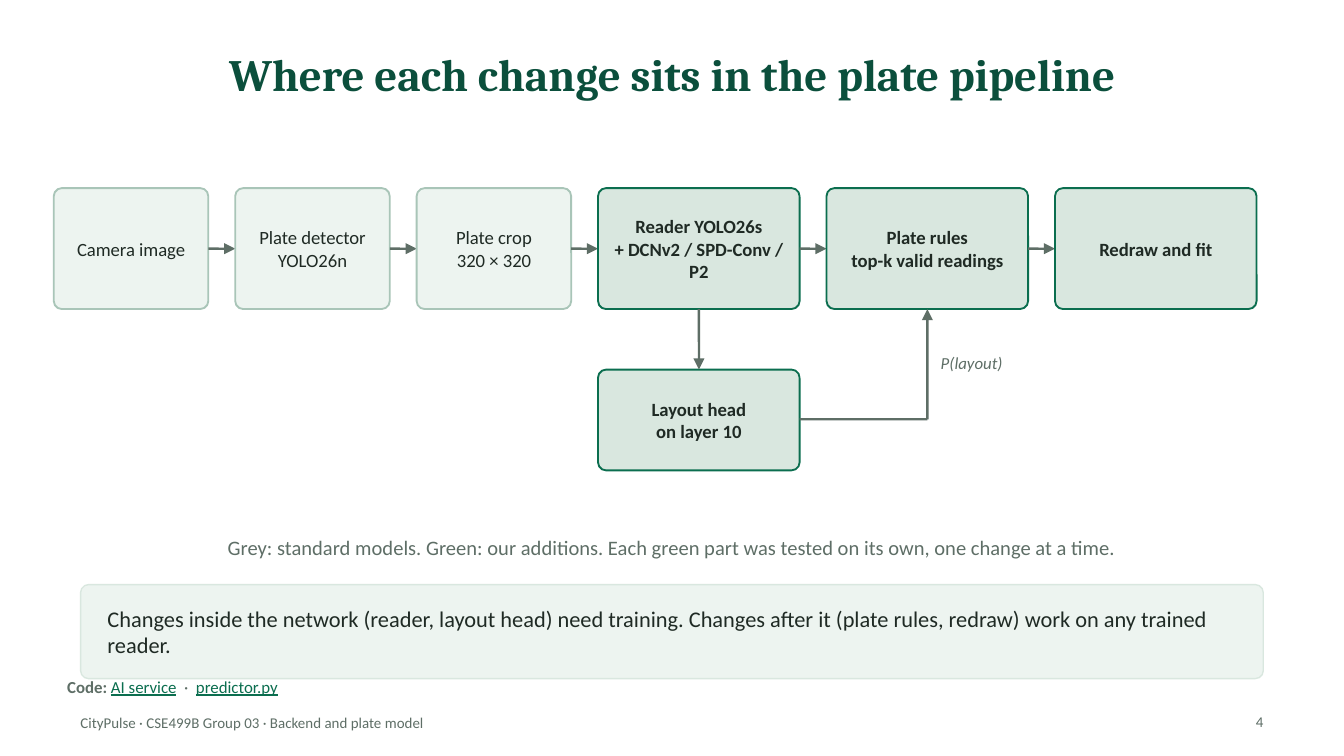
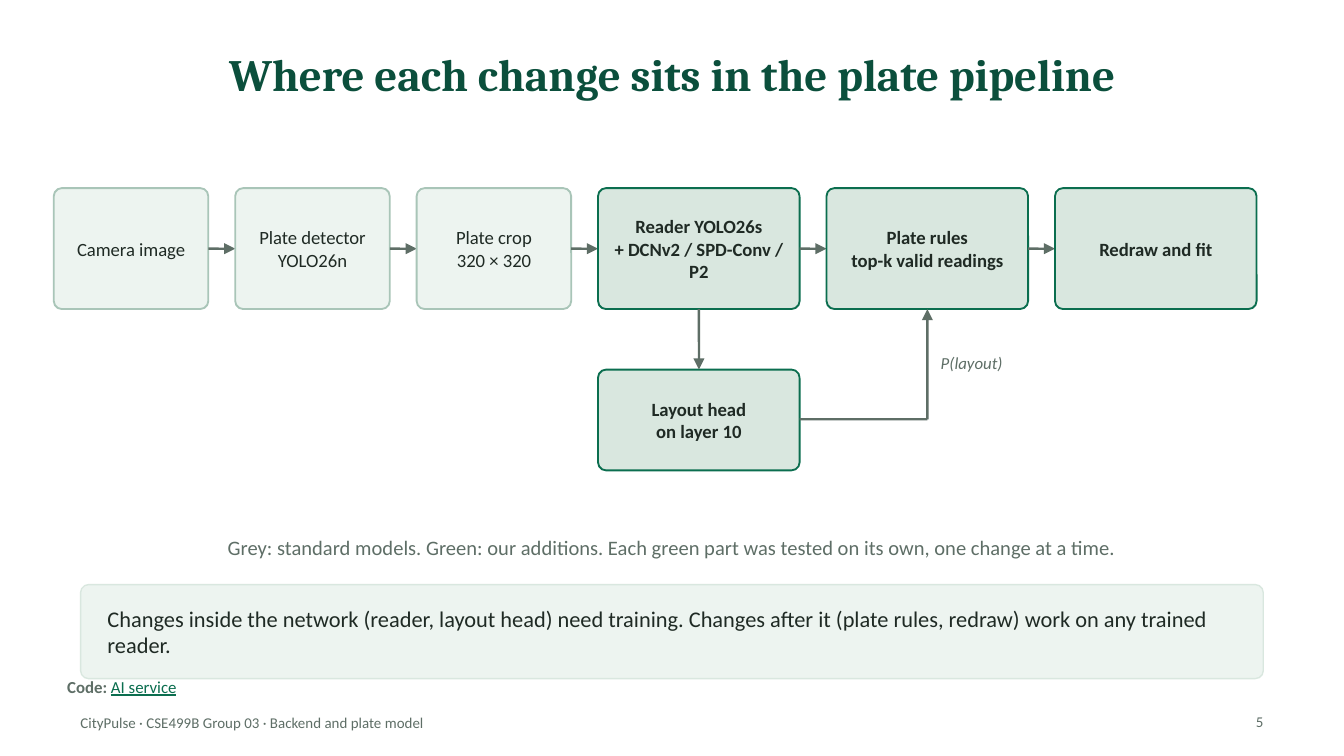
Before and after one commit to rahad-dll/499, a slide deck: slide 5 of applications/web/backend/docs/backend-ai-progress-slides.pptx (slide 4 before the commit). Drawn at 1344x756 pixels with LibreOffice and Linux fonts; fonts in the diff are those of the drawing. Boxes give left, top, right and bottom in pixels: in the first picture for what was removed or moved away, otherwise in the second. Text is boxed around its words. In the diff, an @@ line names an element or a change of style, - is before the commit and + after.

Commit message:
feat: add live view page and demo videos for AI service; update README with progress details

```diff
--- a/applications/web/backend/docs/backend-ai-progress-slides.pptx
+++ b/applications/web/backend/docs/backend-ai-progress-slides.pptx
@@ text at <box>67,681,177,696</box>: text changed @@
-Code: AI service · predictor.py
+Code: AI service
@@ page number at <box>1256,717,1264,727</box>: text changed @@
-4
+5
```
Also in this commit, not shown: 4 other slides changed, 1 slide added, 10 other files.
